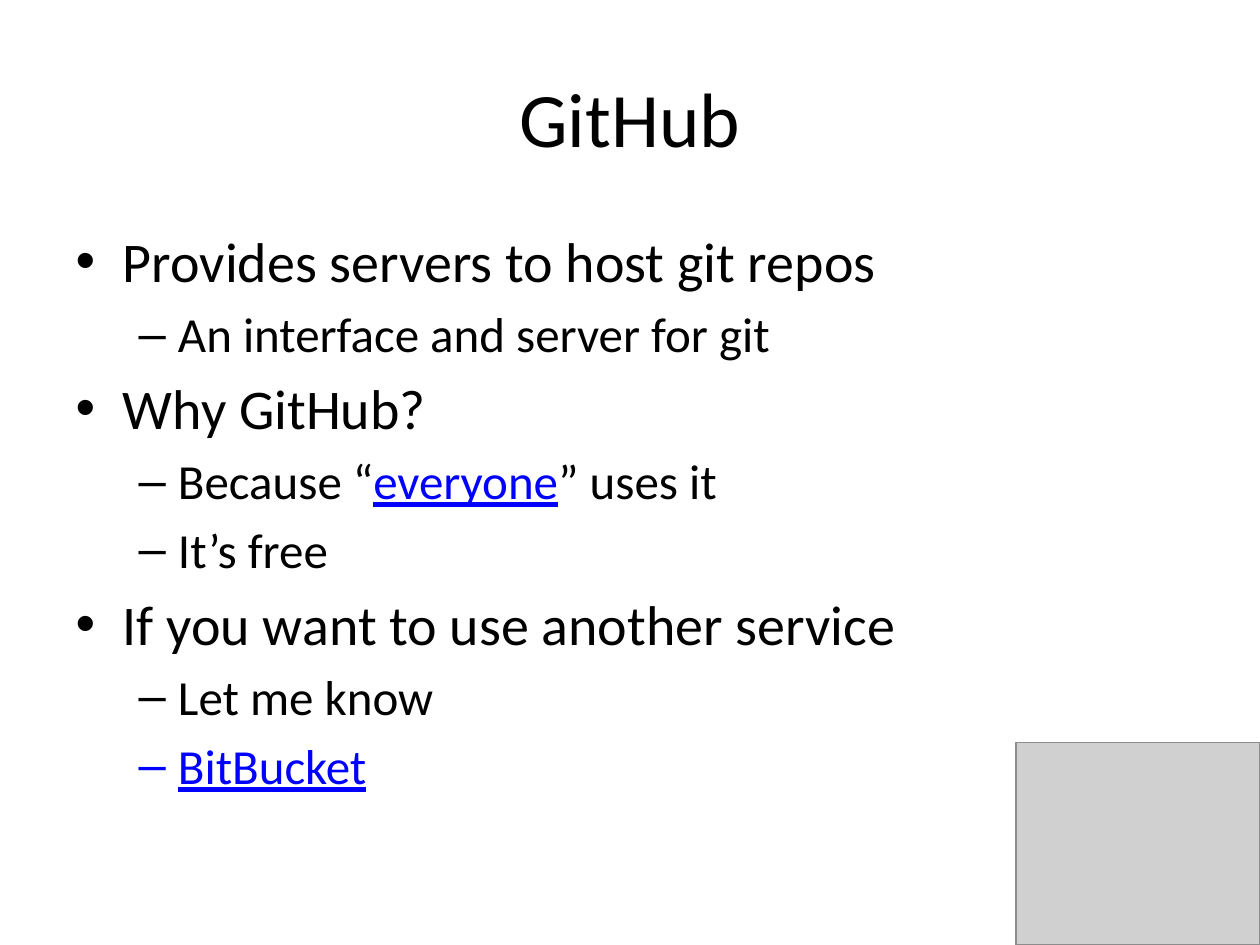
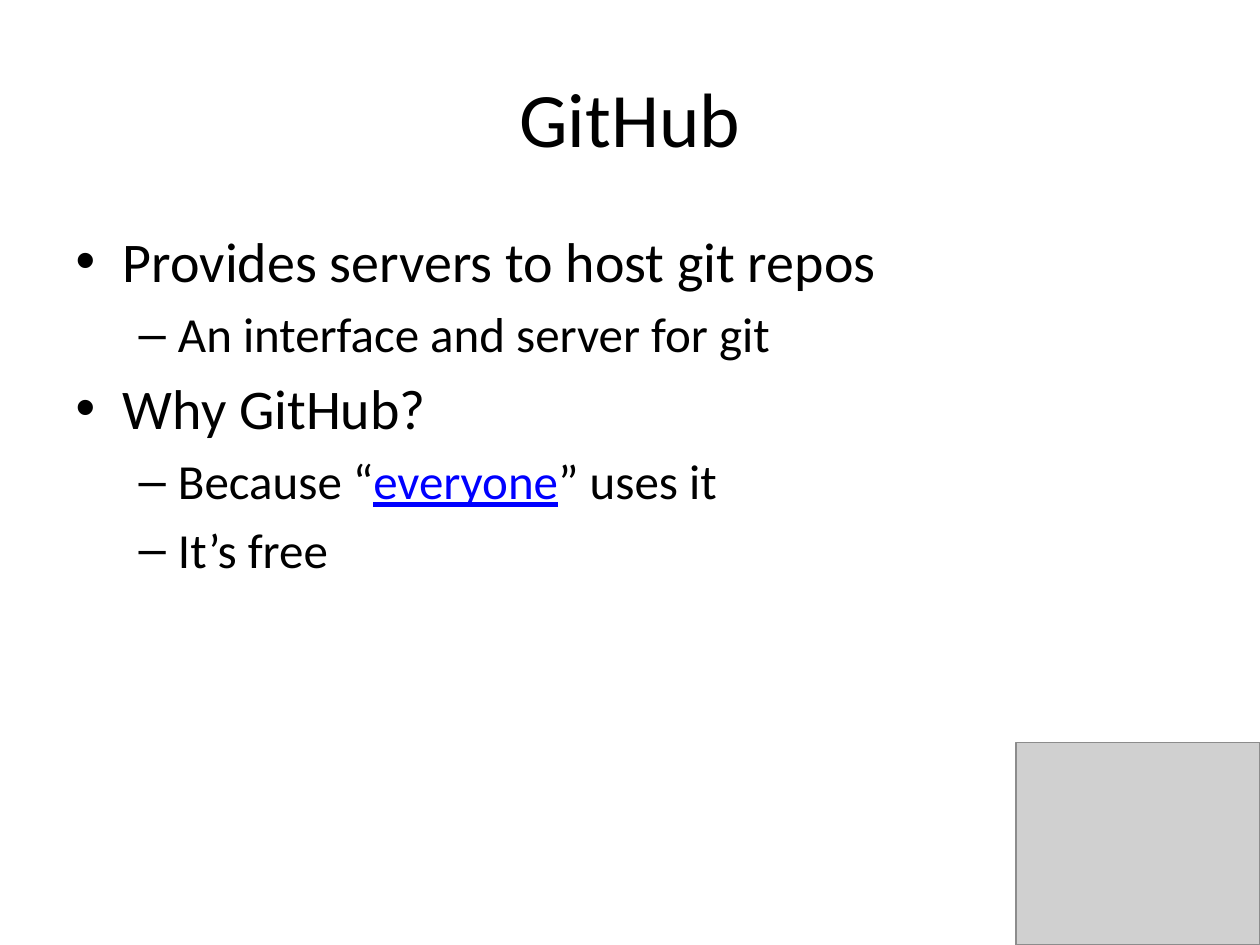
Before and after one commit to jessehartloff/CourseWebsite, a slide deck: slide 15 of static/courses/10-VersionControl.pptx. Drawn at 1260x945 pixels with LibreOffice and Linux fonts; fonts in the diff are those of the drawing; grey boxes stand for pictures. Boxes give left, top, right and bottom in pixels: in the first picture for what was removed or moved away, otherwise in the second. Text is boxed around its words. In the diff, an @@ line names an element or a change of style, - is before the commit and + after.

```diff
--- a/static/courses/10-VersionControl.pptx
+++ b/static/courses/10-VersionControl.pptx
@@ text at bbox=[123, 606, 895, 792]: paragraphs removed @@
-• If you want to use another service
-  – Let me know
-  – BitBucket
```
Also in this commit, not shown: 6 other slides changed.
